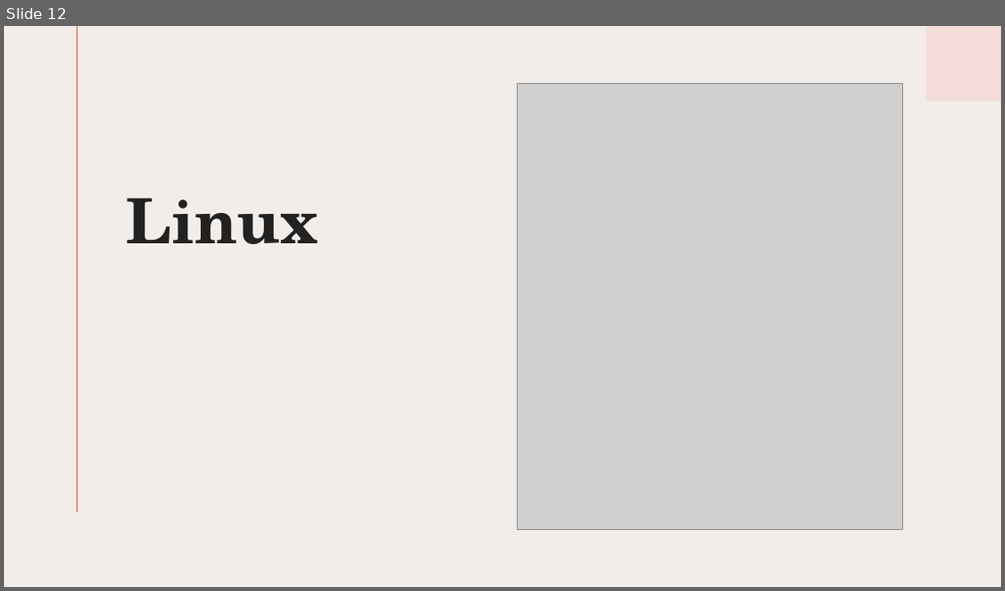
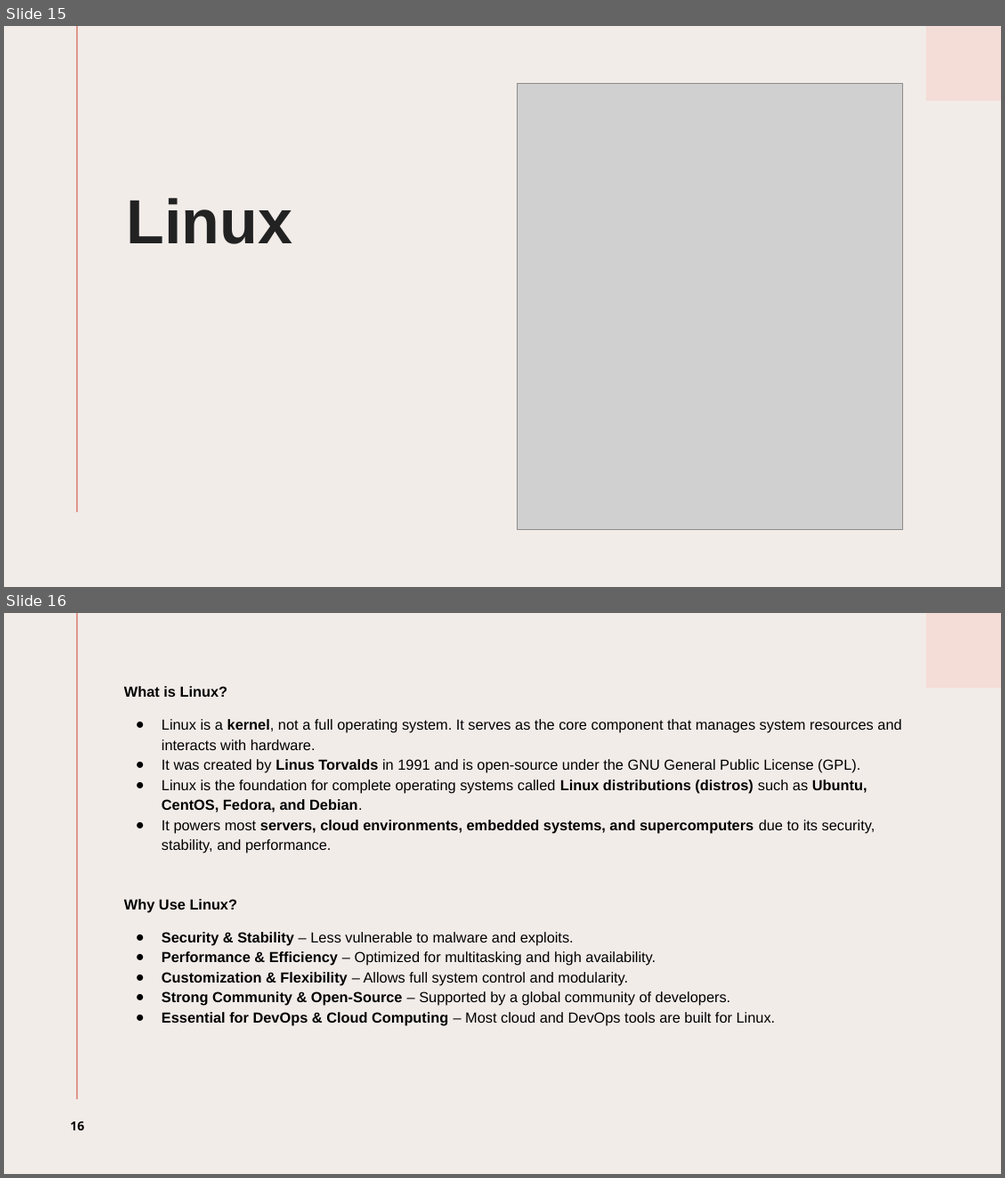
Before and after one commit to sub0101/muku, a slide deck: Presentation 3.pptx. Shown one above the other, each under a label of ours: slide 12 before the commit, slides 15 and 16 after it. The pictures are 1005x591 and 1005x1178 pixels, drawn with LibreOffice and Linux fonts; fonts in the diff are those of the drawing; grey boxes stand for pictures. Boxes give left, top, right and bottom in pixels: in the first picture for what was removed or moved away, otherwise in the second. Text is boxed around its words. In the diff, an @@ line names an element or a change of style, - is before the commit and + after.

```diff
--- a/Presentation 3.pptx
+++ b/Presentation 3.pptx
@@ slide 16 added at bbox=[4, 613, 1001, 1174], background #F2ECE9; not listed: 2 template elements that a slide beside it also shows @@
@@ title added at bbox=[124, 686, 901, 1025], 14 pt, text #000000 @@
+What is Linux?
+● Linux is a kernel, not a full operating system. It serves as the core component that manages system resources and interacts with hardware.
+● It was created by Linus Torvalds in 1991 and is open-source under the GNU General Public License (GPL).
+● Linux is the foundation for complete operating systems called Linux distributions (distros) such as Ubuntu, CentOS, Fedora, and Debian.
+● It powers most servers, cloud environments, embedded systems, and supercomputers due to its security, stability, and performance.
+Why Use Linux?
+● Security & Stability – Less vulnerable to malware and exploits.
+● Performance & Efficiency – Optimized for multitasking and high availability.
+● Customization & Flexibility – Allows full system control and modularity.
+● Strong Community & Open-Source – Supported by a global community of developers.
+● Essential for DevOps & Cloud Computing – Most cloud and DevOps tools are built for Linux.
@@ page number added at bbox=[70, 1121, 84, 1130], 12 pt, text #000000, bold @@
+16
@@ what was slide 12 is now slide 15 @@
@@ slide 15 changed as well @@
@@ background #F3EDEA to #F2ECE9 @@
@@ title "Linux" at bbox=[127, 198, 292, 244]: font TeX Gyre Schola to Arial @@
```
Also in this commit, not shown: 10 other slides changed, 6 other slides added, 4 slides removed.
